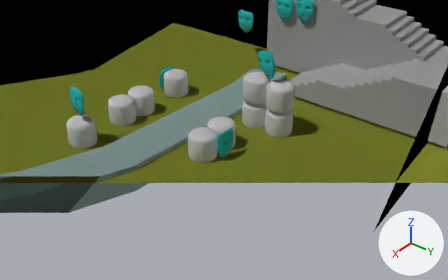
The Blender file android/assets/model/inside_level11_path_with_masks.blend, before and after one commit.
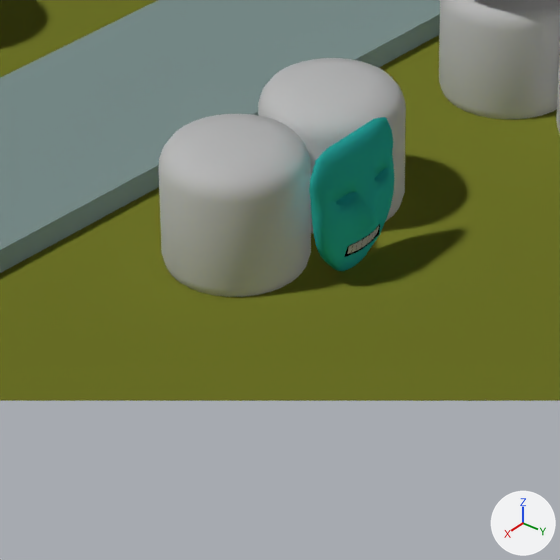
There are two pictures of each version: one from a camera (50 mm lens) standing at (19.34, 31.29, 25.16) and looking at (-8.99, 8.92, 3.28), one close up on the part from 35% to 59% of the width and 38% to 76% of the height. Every picture has the same lights, and +X, +Y and +Z are marked at lower right. Everything nearer to the camera than a plane just in front of the edit is cut away.

Names of what the first close-up shows: 'Pelare_v1.009', 'Pelare_v1.012', 'Pelare_v1.014', 'bigskybox', 'mask.010', 'road.001'.
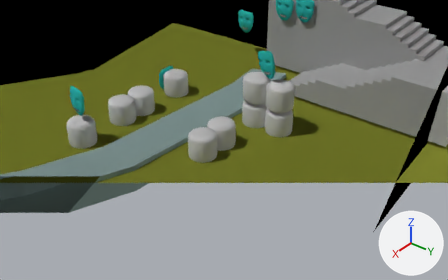
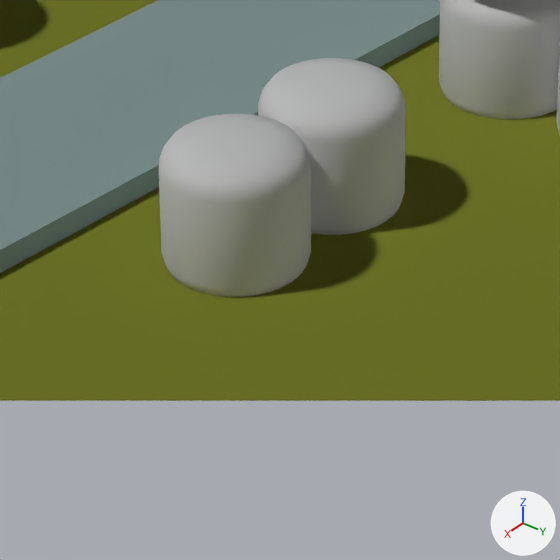
Where the change shows, as pixel boxes [x1, y1, x2, y2] in the close-ups (560 x 560 px):
'mask.010', deleted (cyan)
    before: [309, 117, 394, 271]

Diff of the bpy script that builds the scene:
```diff
--- a/android/assets/model/inside_level11_path_with_masks.blend.py
+++ b/android/assets/model/inside_level11_path_with_masks.blend.py
@@ ob_mask_010 @@
-ob_mask_010 = bpy.data.objects.new('mask.010', me_mask)
-ob_mask_010.location = (-9.0, 9.0, 3.0)
-ob_mask_010.rotation_euler = (3.142, 0.0, 3.142)  # degrees (180, 0, 180)
```
